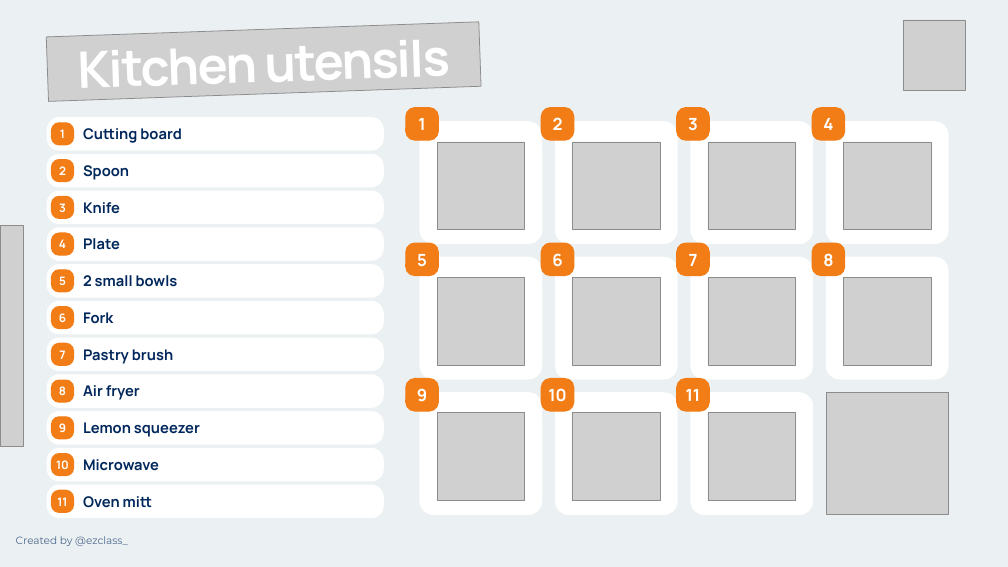
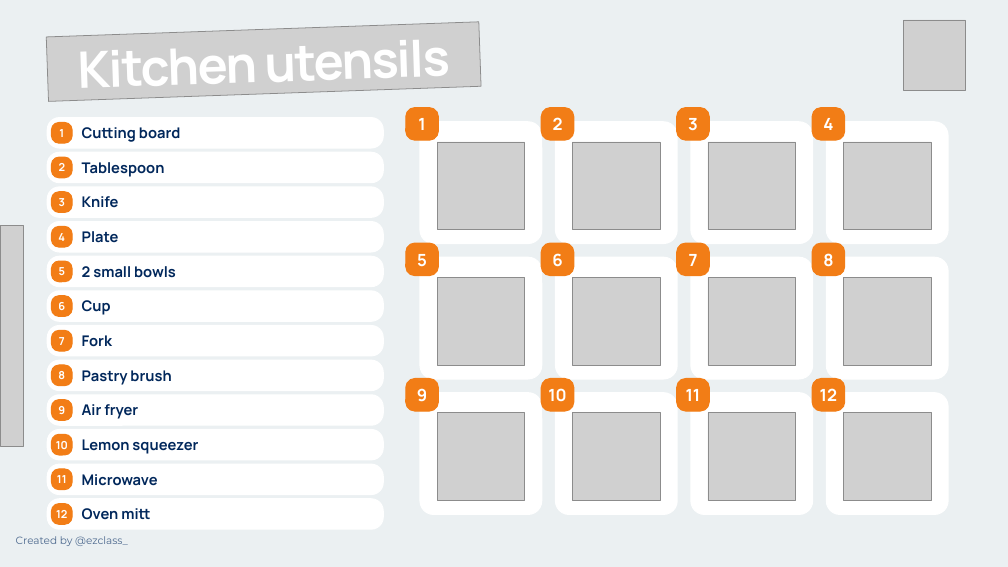
Before and after one commit to ezclassbr/cooking-class, a slide deck: slide 3 of art/deck/apple-pie-cooking-class.pptx. Drawn at 1008x567 pixels with LibreOffice and Linux fonts; fonts in the diff are those of the drawing; grey boxes stand for pictures. Boxes give left, top, right and bottom in pixels: in the first picture for what was removed or moved away, otherwise in the second. Text is boxed around its words. In the diff, an @@ line names an element or a change of style, - is before the commit and + after.

```diff
--- a/art/deck/apple-pie-cooking-class.pptx
+++ b/art/deck/apple-pie-cooking-class.pptx
@@ rounded rectangle: place and size @@
-rounded rectangle at bbox=[47, 154, 383, 187]
+rounded rectangle at bbox=[47, 152, 383, 182]
@@ text added at bbox=[82, 162, 165, 177], 14 pt, text #00275B, bold @@
+Tablespoon
@@ text removed at bbox=[83, 165, 129, 180] @@
-Spoon
@@ 4 rounded rectangles, 2 texts: place and size @@
-4 rounded rectangles, 2 texts at bbox=[47, 191, 383, 260]
+4 rounded rectangles, 2 texts at bbox=[47, 187, 383, 252]
@@ 5 rounded rectangles, 3 texts: place and size @@
-5 rounded rectangles, 3 texts at bbox=[47, 265, 383, 371]
+5 rounded rectangles, 3 texts at bbox=[47, 256, 383, 356]
@@ text "Fork": place and size @@
-text "Fork" at bbox=[83, 312, 113, 324]
+text "Fork" at bbox=[82, 335, 112, 347]
@@ text added at bbox=[82, 300, 111, 315], 14 pt, text #00275B, bold @@
+Cup
@@ rounded rectangle added at bbox=[812, 379, 845, 411], fill #F27D16, outline #F27D16 1 pt @@
@@ text added at bbox=[820, 388, 837, 401], 16 pt, text #FFFFFF, bold @@
+12
@@ rounded rectangle added at bbox=[47, 395, 383, 425], fill #FFFFFF, outline #FFFFFF 1 pt @@
@@ 4 rounded rectangles, 3 texts: place and size @@
-4 rounded rectangles, 3 texts at bbox=[47, 343, 383, 439]
+4 rounded rectangles, 3 texts at bbox=[47, 330, 383, 420]
@@ proportions changed in 22 elements at bbox=[47, 118, 383, 148], bbox=[47, 152, 383, 182], bbox=[47, 187, 383, 217], bbox=[47, 222, 383, 252], bbox=[51, 123, 72, 143], bbox=[47, 256, 383, 287], bbox=[51, 157, 72, 178], bbox=[47, 291, 383, 321], bbox=[47, 499, 383, 529], bbox=[51, 192, 72, 212], bbox=[47, 326, 383, 356], bbox=[51, 227, 72, 247], bbox=[47, 464, 383, 495], bbox=[47, 360, 383, 390], bbox=[47, 430, 383, 460], bbox=[51, 261, 72, 281], bbox=[51, 296, 72, 316], bbox=[51, 504, 72, 524], bbox=[51, 330, 72, 351], bbox=[51, 469, 72, 489], bbox=[51, 365, 72, 386], bbox=[51, 400, 72, 420] @@
@@ rounded rectangle added at bbox=[827, 392, 948, 514], fill #FFFFFF, outline #FFFFFF 1 pt @@
@@ picture: place and size @@
-picture at bbox=[827, 392, 948, 514]
+picture at bbox=[844, 413, 932, 501]
@@ 3 texts, 1 rounded rectangle: place and size @@
-3 texts, 1 rounded rectangle at bbox=[47, 349, 383, 444]
+3 texts, 1 rounded rectangle at bbox=[47, 370, 383, 460]
@@ text "10": place and size @@
-text "10" at bbox=[56, 460, 69, 469]
+text "10" at bbox=[56, 441, 68, 449]
@@ rounded rectangle added at bbox=[51, 435, 72, 455], fill #F27D16, outline #F27D16 1 pt @@
@@ size 11.2 to 10.4 pt in 11 elements at bbox=[59, 129, 64, 137], bbox=[59, 163, 66, 171], bbox=[59, 198, 65, 206], bbox=[58, 233, 65, 241], bbox=[59, 267, 65, 275], bbox=[58, 302, 65, 310], bbox=[59, 337, 65, 345], bbox=[58, 371, 65, 379], bbox=[58, 406, 65, 414], bbox=[56, 441, 68, 449], bbox=[57, 475, 67, 483] @@
@@ 4 rounded rectangles, 2 texts: place and size @@
-4 rounded rectangles, 2 texts at bbox=[47, 448, 383, 518]
+4 rounded rectangles, 2 texts at bbox=[47, 464, 383, 529]
@@ text "11": place and size @@
-text "11" at bbox=[57, 497, 67, 506]
+text "11" at bbox=[57, 475, 67, 483]
@@ text added at bbox=[56, 510, 67, 518], 10.4 pt, text #FFFFFF, bold @@
+12
```
Also in this commit, not shown: 1 other slide changed, 5 slides added, 2 slides removed, 8 other files.
